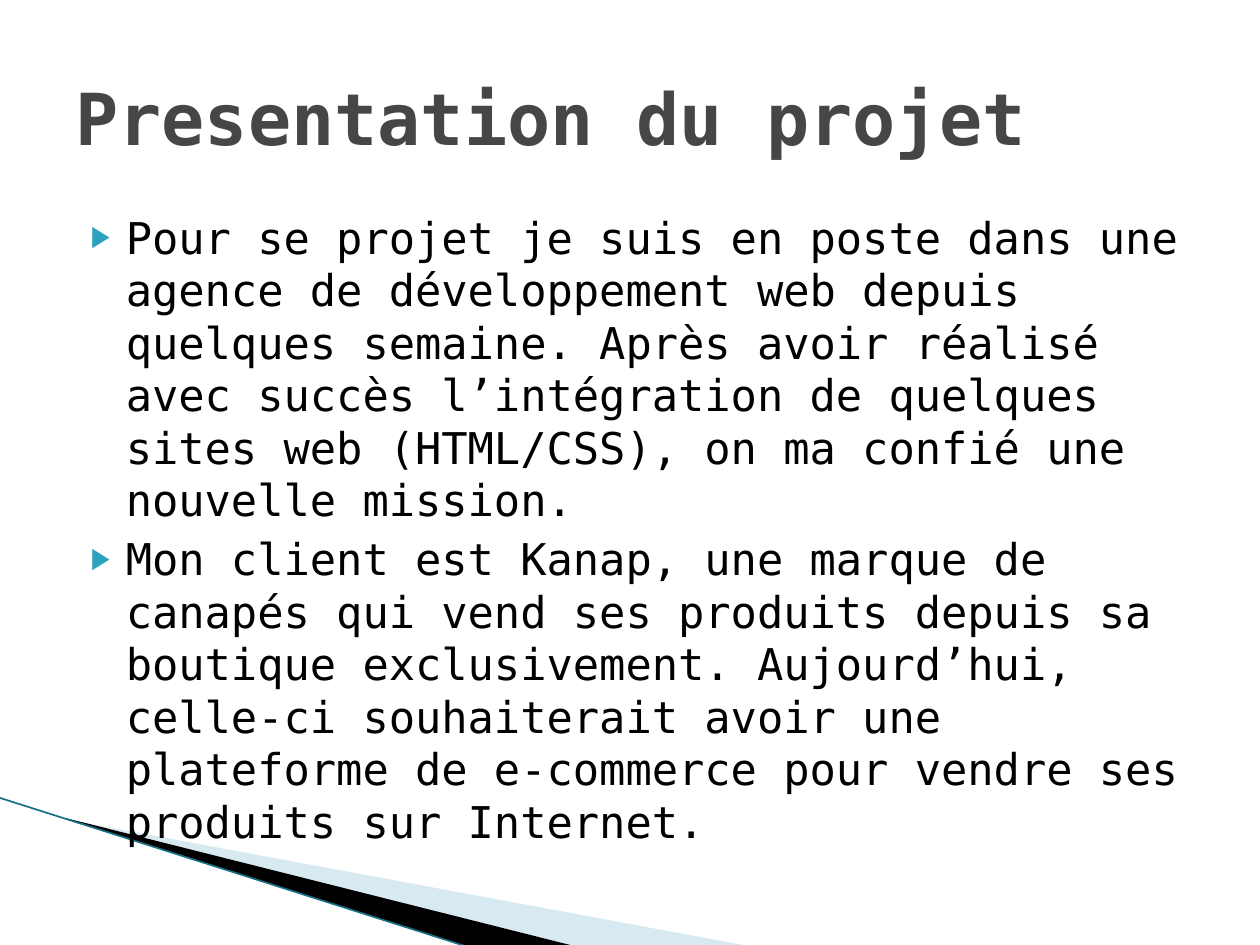
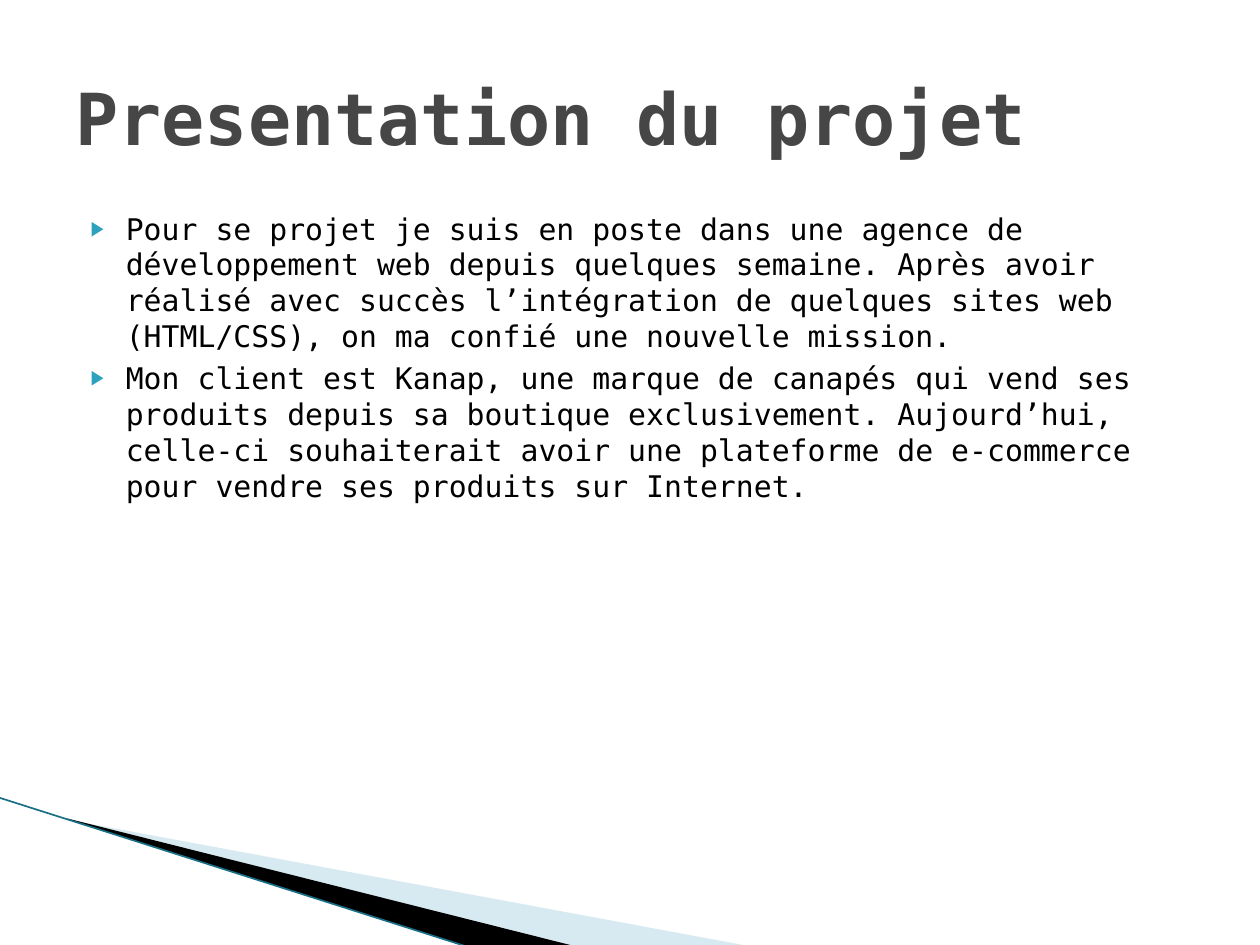
Before and after one commit to gwenaelgressier/GwenaelGressier_05_04042022, a slide deck: slide 2 of Nouveau Présentation Microsoft Office PowerPoint.pptx. Drawn at 1260x945 pixels with LibreOffice and Linux fonts; fonts in the diff are those of the drawing; background and template pictures are left out. Boxes give left, top, right and bottom in pixels: in the first picture for what was removed or moved away, otherwise in the second. Text is boxed around its words. In the diff, an @@ line names an element or a change of style, - is before the commit and + after.

Commit message:
modification du projet

```diff
--- a/Nouveau Présentation Microsoft Office PowerPoint.pptx
+++ b/Nouveau Présentation Microsoft Office PowerPoint.pptx
@@ text "Pour se projet je suis ..." at [126,217,1131,503]: size 25 to 17 pt @@
```
Also in this commit, not shown: 12 other slides changed, 18 other files.
